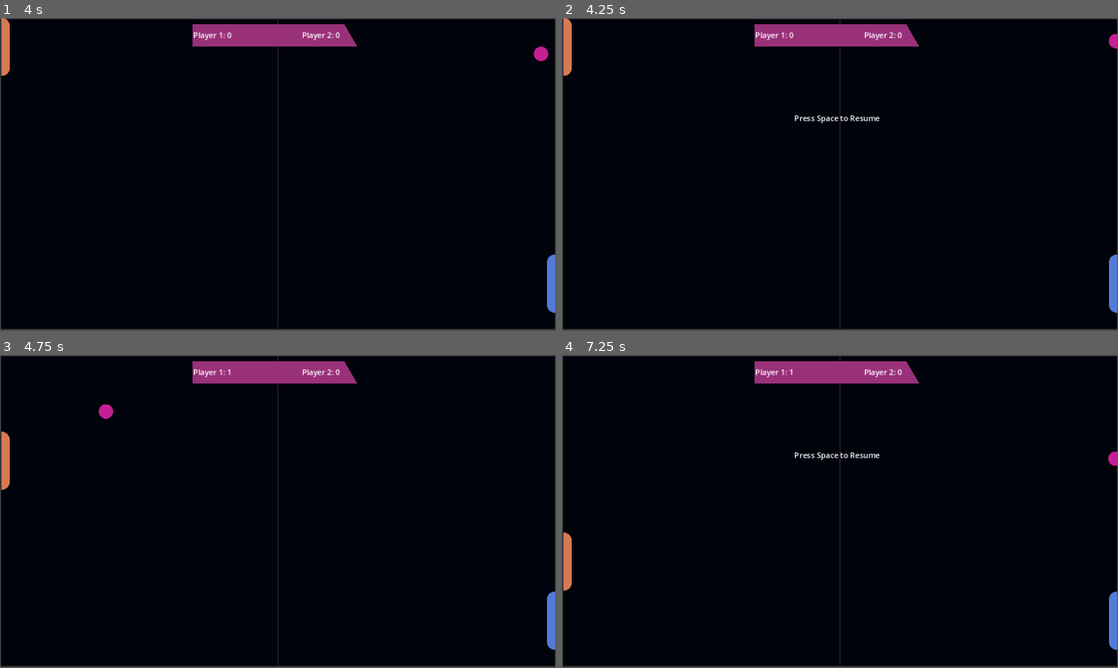
Above: before the commit, frames 1-4 (two rows, left to right).
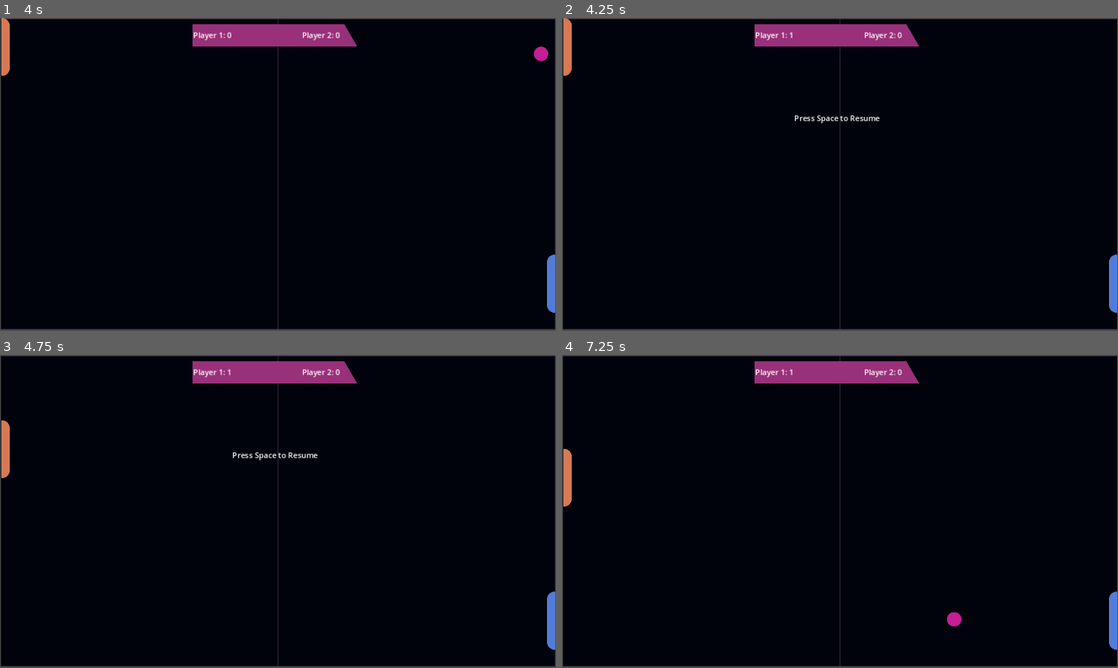
Above: after the commit, the same moments.

Repository: Damy981/Pong
Game: Godot game, scene res://Scenes/main_menu.tscn
Two runs of this game, one before a commit and one after it. Both use one fixed random seed, a clock stepped at 60 frames per second and the inputs below.
Inputs:
- Up to frame 1 (4 s): click "START" at 0.5 s; tap Space at 1.25, 1.52, 2.27, 3.77 s; hold W 1.28-2.03 s; hold S 2.03-2.78 s; hold W from 2.78 s (still down)
- Up to frame 2 (4.25 s): keep holding W
- Up to frame 3 (4.75 s): tap Space at 4.25, 4.52 s; release W at 4.28 s; hold S from 4.28 s (still down)
- Up to frame 4 (7.25 s): tap Space at 5, 5.27, 6.77 s; release S at 6.53 s; hold W from 6.53 s (still down)

Frame 1 is identical in both runs. In frame 2, less than 0.1% of the frame differs, in the area x 40-100%, y 4-10%; in frame 3, 0.4%; in frame 4, 0.9%, in the area x 0-100%, y 30-87%.

Commit message:
added songs

Diff:
--- a/Scenes/Game.tscn
+++ b/Scenes/Game.tscn
@@ -11,6 +11,9 @@
 [ext_resource type="Script" path="res://Scenes/label.gd" id="6_y246k"]
 [ext_resource type="Script" path="res://Scenes/resume.gd" id="10_50a85"]
 [ext_resource type="Script" path="res://Scenes/start.gd" id="11_0ddl3"]
+[ext_resource type="AudioStream" uid="uid://jwkieddpb7x2" path="res://Assets/Pong Score.mp3" id="12_t768y"]
+[ext_resource type="AudioStream" uid="uid://bdso6jwemwqt1" path="res://Assets/Pong Paddle.mp3" id="13_svnjc"]
+[ext_resource type="AudioStream" uid="uid://dl2itvh8vkr5e" path="res://Assets/Pong Wall.mp3" id="14_k06ty"]
 
 [sub_resource type="RectangleShape2D" id="RectangleShape2D_fdr50"]
 size = Vector2(19, 119)
@@ -38,6 +41,13 @@
 [node name="PlayerSprite" type="Sprite2D" parent="Player"]
 texture = ExtResource("1_ugep7")
 
+[node name="Area2DPlayer" type="Area2D" parent="Player"]
+position = Vector2(0, 1)
+
+[node name="CollisionShape2D" type="CollisionShape2D" parent="Player/Area2DPlayer"]
+position = Vector2(0, -2)
+shape = SubResource("RectangleShape2D_fdr50")
+
 [node name="Player2" type="CharacterBody2D" parent="."]
 unique_name_in_owner = true
 position = Vector2(1142, 550)
@@ -49,6 +59,12 @@
 
 [node name="Player2Sprite" type="Sprite2D" parent="Player2"]
 texture = ExtResource("2_c6ymx")
+
+[node name="Area2DPlayer2" type="Area2D" parent="Player2"]
+
+[node name="CollisionShape2D" type="CollisionShape2D" parent="Player2/Area2DPlayer2"]
+position = Vector2(-4, 1)
+shape = SubResource("RectangleShape2D_fdr50")
 
 [node name="Score" type="Sprite2D" parent="."]
 position = Vector2(570, 36)
@@ -94,6 +110,16 @@
 position = Vector2(574.5, -8.34375)
 shape = SubResource("RectangleShape2D_77nja")
 
+[node name="Area2D" type="Area2D" parent="GameArea"]
+
+[node name="CollisionShape2D" type="CollisionShape2D" parent="GameArea/Area2D"]
+position = Vector2(587, 644)
+shape = SubResource("RectangleShape2D_77nja")
+
+[node name="CollisionShape2D2" type="CollisionShape2D" parent="GameArea/Area2D"]
+position = Vector2(577, -1)
+shape = SubResource("RectangleShape2D_77nja")
+
 [node name="PlayerBorder" type="Area2D" parent="."]
 collision_layer = 2
 
@@ -128,5 +154,20 @@
 text = "Press Space to Start"
 script = ExtResource("11_0ddl3")
 
+[node name="ScoreSong" type="AudioStreamPlayer" parent="."]
+unique_name_in_owner = true
+stream = ExtResource("12_t768y")
+
+[node name="PaddleSong" type="AudioStreamPlayer" parent="."]
+unique_name_in_owner = true
+stream = ExtResource("13_svnjc")
+
+[node name="WallSong" type="AudioStreamPlayer" parent="."]
+unique_name_in_owner = true
+stream = ExtResource("14_k06ty")
+
+[connection signal="body_entered" from="Player/Area2DPlayer" to="Ball" method="_on_area_2d_player_body_entered"]
+[connection signal="body_entered" from="Player2/Area2DPlayer2" to="Ball" method="_on_area_2d_player_2_body_entered"]
+[connection signal="body_entered" from="GameArea/Area2D" to="Ball" method="_on_area_2d_body_entered"]
 [connection signal="body_entered" from="PlayerBorder" to="Ball" method="_on_player_border_body_entered"]
 [connection signal="body_entered" from="Player2Border" to="Ball" method="_on_player_2_border_body_entered"]
--- a/Scenes/ball.gd
+++ b/Scenes/ball.gd
@@ -2,6 +2,10 @@
 
 @onready var score = %ScoreLabel
 @onready var resume = %Resume
+@onready var scoreSong = %ScoreSong
+@onready var paddleSong = %PaddleSong
+@onready var wallSong = %WallSong
+
 var velocity = Vector2(400, 400)
 
 # Called every frame. 'delta' is the elapsed time since the previous frame.
@@ -13,10 +17,25 @@
 func _on_player_border_body_entered(_body:Node2D) -> void:
 	score.player2Score += 1
 	resume.visible = true
+	scoreSong.play()
 	get_tree().paused = true
 
 
 func _on_player_2_border_body_entered(_body:Node2D) -> void:
 	score.playerScore += 1
 	resume.visible = true
+	scoreSong.play()
+	await scoreSong.finished
 	get_tree().paused = true
+
+func _on_area_2d_body_entered(body:Node2D) -> void:
+	if (body.name == "Ball"):
+		wallSong.play()
+
+func _on_area_2d_player_2_body_entered(body:Node2D) -> void:
+	if (body.name == "Ball"):
+		paddleSong.play()
+
+func _on_area_2d_player_body_entered(body:Node2D) -> void:
+	if (body.name == "Ball"):
+		paddleSong.play()
Not shown, added: Assets/Pong Paddle.mp3.import
Not shown, added: Assets/Pong Score.mp3.import
Not shown, added: Assets/Pong Wall.mp3.import
Not shown: 1 places in Scenes/Game.tscn that only renumber resources
Not shown, added: Assets/Pong Paddle.mp3
Not shown, added: Assets/Pong Score.mp3
Not shown, added: Assets/Pong Wall.mp3
